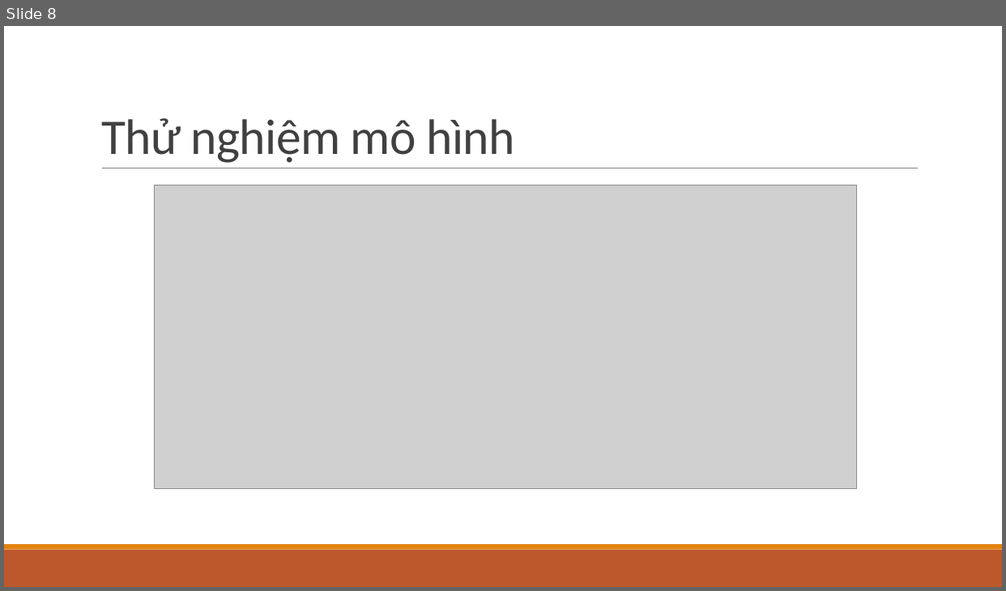
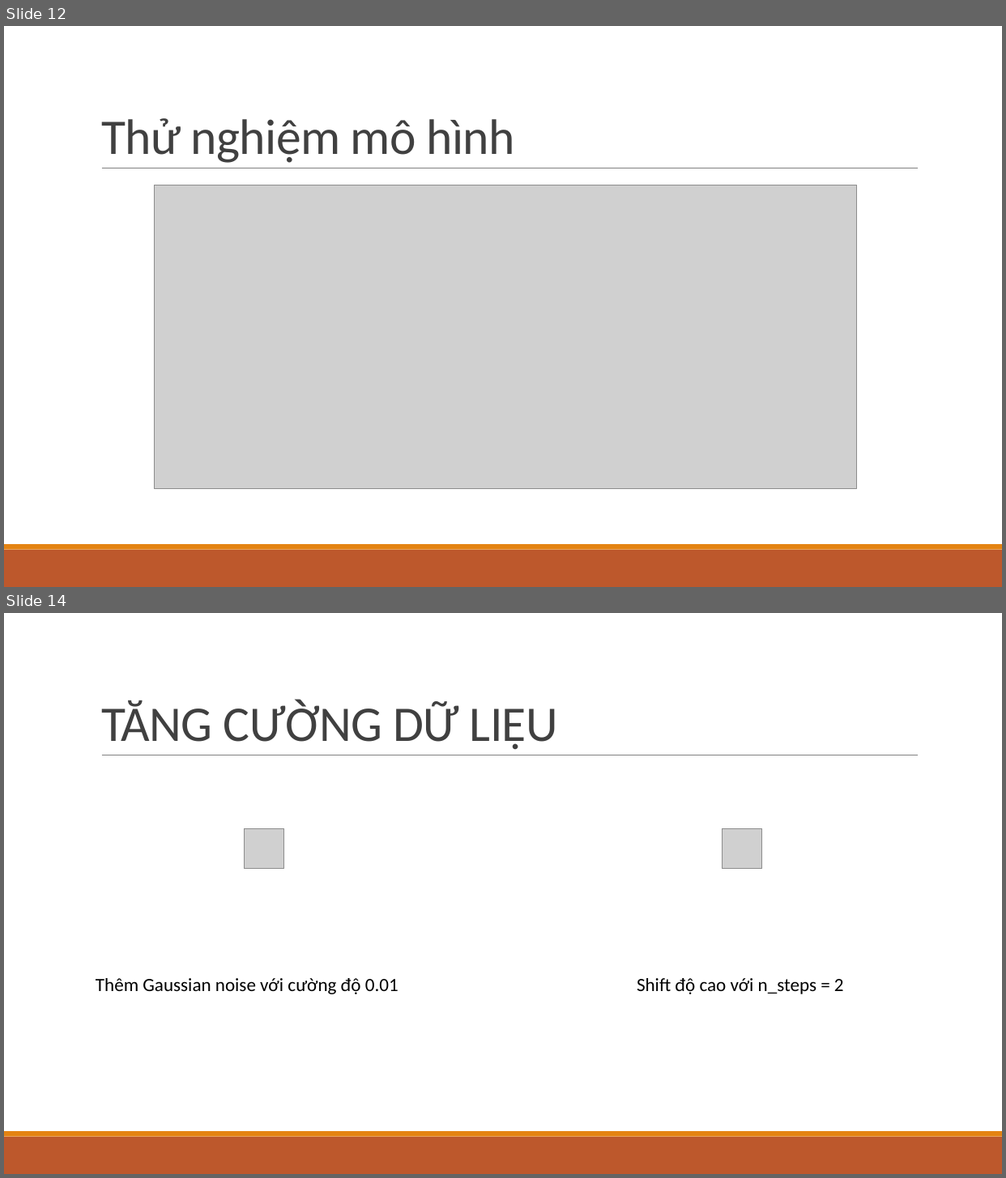
Before and after one commit to hoangphuc1998/DataScienceFinalProject, a slide deck: DataScience.pptx. Shown one above the other, each under a label of ours: slide 8 before the commit, slides 12 and 14 after it; the slides between them are not shown. The pictures are 1006x591 and 1006x1178 pixels, drawn with LibreOffice and Linux fonts; fonts in the diff are those of the drawing; grey boxes stand for pictures. Boxes give left, top, right and bottom in pixels: in the first picture for what was removed or moved away, otherwise in the second. Text is boxed around its words. In the diff, an @@ line names an element or a change of style, - is before the commit and + after.

```diff
--- a/DataScience.pptx
+++ b/DataScience.pptx
@@ slide 14 added at <box>4,613,1002,1174</box>, background #FFFFFF; not listed: 3 template elements that a slide beside it also shows @@
@@ title added at <box>101,700,558,749</box>, 48 pt, text #404040 @@
+TĂNG CƯỜNG DỮ LIỆU
@@ picture added at <box>245,828,284,868</box> @@
@@ picture added at <box>722,828,761,868</box> @@
@@ text added at <box>96,978,398,995</box>, 18 pt, text #000000 @@
+Thêm Gaussian noise với cường độ 0.01
@@ text added at <box>637,978,844,995</box>, 18 pt, text #000000 @@
+Shift độ cao với n_steps = 2
@@ what was slide 8 is now slide 12 @@
```
Also in this commit, not shown: 4 slides changed, 7 other slides added, 1 other file.
